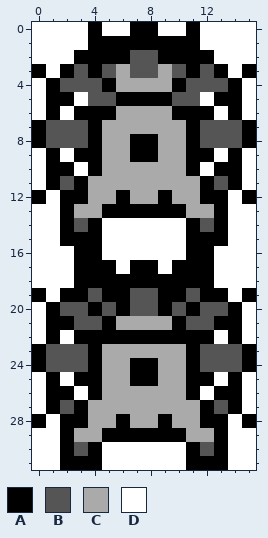
Edited in one commit: pixel-art sprite (gfx/icons/arceus.png). This is how it looked before the edit.
The file is 16x32 pixels.
Palette (. is transparent): A #000000  B #555555  C #aaaaaa  D #ffffff
Pixels before, first column x 0:
 0 DDDDADDAADDADDDD
 1 DDDDAAAAAAAADDDD
 2 DDDAAAABBAAAADDD
 3 ADABABCBBCBABADA
 4 DABBBACCCCABBBAD
 5 DAADBBAAAABBDAAD
 6 DADAAACCCCAAADAD
 7 ABBBACCCCCCABBBA
 8 ABBBACCAACCABBBA
 9 DADAACCAACCAADAD
10 DAADACCCCCCADAAD
11 DABACCCCCCCCABAD
12 ADAACCACCACCAADA
13 DDACCAAAAAACCADD
14 DDABADDDDDDABADD
15 DDAAADDDDDDAAADD
16 DDDAADDDDDDAADDD
17 DDDAAADAADAAADDD
18 DDDAAAAAAAAAADDD
19 ADAABAABBAABAADA
20 DABBABABBABABBAD
21 DAABBACCCCABBAAD
22 DADAAAAAAAAAADAD
23 ABBBACCCCCCABBBA
24 ABBBACCAACCABBBA
25 DADAACCAACCAADAD
26 DAADACCCCCCADAAD
27 DABACCCCCCCCABAD
28 ADAACCACCACCAADA
29 DDACCAAAAAACCADD
30 DDABADDDDDDABADD
31 DDAAADDDDDDAAADD
After the commit:
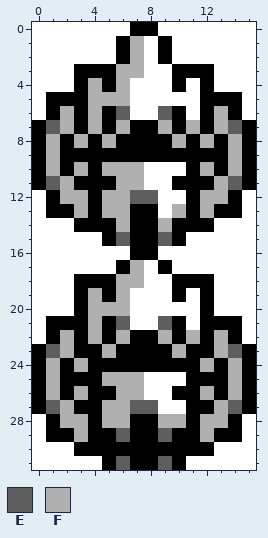
Colours new in this view: E #5d5d5d  F #b0b0b0
The commit says: Add Better Arceus Icon
Changes in this commit:
y 0: x 4 A -> D; x 11 A -> D
y 1: x 4..5 AA -> DD; x 7..8 AA -> FD; x 10..11 AA -> DD
y 2: x 3..5 AAA -> DDD; x 7..8 BB -> FD; x 10..12 AAA -> DDD
y 3: x 0 A -> D; x 2..3 AB -> DA; x 5..10 BCBBCB -> AFFDDA; x 12..13 BA -> AD; x 15 A -> D
y 4: x 1..4 ABBB -> DDAF; x 6..9 CCCC -> FDDD; x 11..14 BBBA -> DADD
y 5: x 3..12 DBBAAAABBD -> AFFFDDDDDA
y 6: x 2 D -> F; x 4 A -> F; x 6..9 CCCC -> EDDE; x 11 A -> D; x 13 D -> F
y 7: x 1..14 BBBACCCCCCABBB -> EFAFAFAAFAFAFE
y 8: x 1..3 BBB -> FAF; x 5..6 CC -> FA; x 9..10 CC -> AF; x 12..14 BBB -> FAF
y 9: x 0..2 DAD -> AFA; x 5..6 CC -> AA; x 9..10 CC -> AA; x 13..15 DAD -> AFA
y 10: x 0..1 DA -> AF; x 3 D -> F; x 5..10 CCCCCC -> FFFDDD; x 12 D -> F; x 14..15 AD -> FA
y 11: x 0..2 DAB -> AEF; x 4..11 CCCCCCCC -> AAFFDDAA; x 13..15 BAD -> FEA
y 12: x 0..15 ADAACCACCACCAADA -> DAFFAFFEEDDAFFAD
y 13: x 1 D -> A; x 3..6 CCAA -> FAFF; x 9..12 AACC -> DFAF; x 14 D -> A
y 14: x 2..3 AB -> DA; x 5..10 DDDDDD -> AFAAFA; x 12..13 BA -> AD
y 15: x 2..13 AAADDDDDDAAA -> DDDAEAAEADDD
y 16: x 3..4 AA -> DD; x 7..8 DD -> AA; x 11..12 AA -> DD
y 17: x 3..12 AAADAADAAA -> DDDAFDADDD
y 18: x 6..9 AAAA -> FFDD
y 19: x 0 A -> D; x 2 A -> D; x 4 B -> F; x 6..9 ABBA -> FDDD; x 11 B -> D; x 13 A -> D; x 15 A -> D
y 20: x 1..14 ABBABABBABABBA -> DDAFFFDDDDDADD
y 21: x 3..4 BB -> AF; x 6..9 CCCC -> EDDE; x 11..12 BB -> DA
y 22: x 2 D -> F; x 4 A -> F; x 6 A -> F; x 9 A -> F; x 11 A -> F; x 13 D -> F
y 23: x 1..3 BBB -> EFA; x 5..10 CCCCCC -> FAAAAF; x 12..14 BBB -> AFE
y 24: x 1..3 BBB -> FAF; x 5..6 CC -> AA; x 9..10 CC -> AA; x 12..14 BBB -> FAF
y 25: x 0..2 DAD -> AFA; x 5..10 CCAACC -> FFFDDD; x 13..15 DAD -> AFA
y 26: x 0..1 DA -> AF; x 3 D -> F; x 5..10 CCCCCC -> AFFDDA; x 12 D -> F; x 14..15 AD -> FA
y 27: x 0..2 DAB -> AEF; x 4..11 CCCCCCCC -> AFFEEDDA; x 13..15 BAD -> FEA
y 28: x 0..15 ADAACCACCACCAADA -> DAFFAFFAAFFAFFAD
y 29: x 1 D -> A; x 3..4 CC -> FA; x 6 A -> E; x 9 A -> E; x 11..12 CC -> AF; x 14 D -> A
y 30: x 2..3 AB -> DA; x 5..10 DDDDDD -> AAAAAA; x 12..13 BA -> AD
y 31: x 2..13 AAADDDDDDAAA -> DDDAEAAEADDD
Boxes around the changes in both pictures, in picture pixels (x1, y1, x2, y2):
changed: (32, 22, 256, 470)
